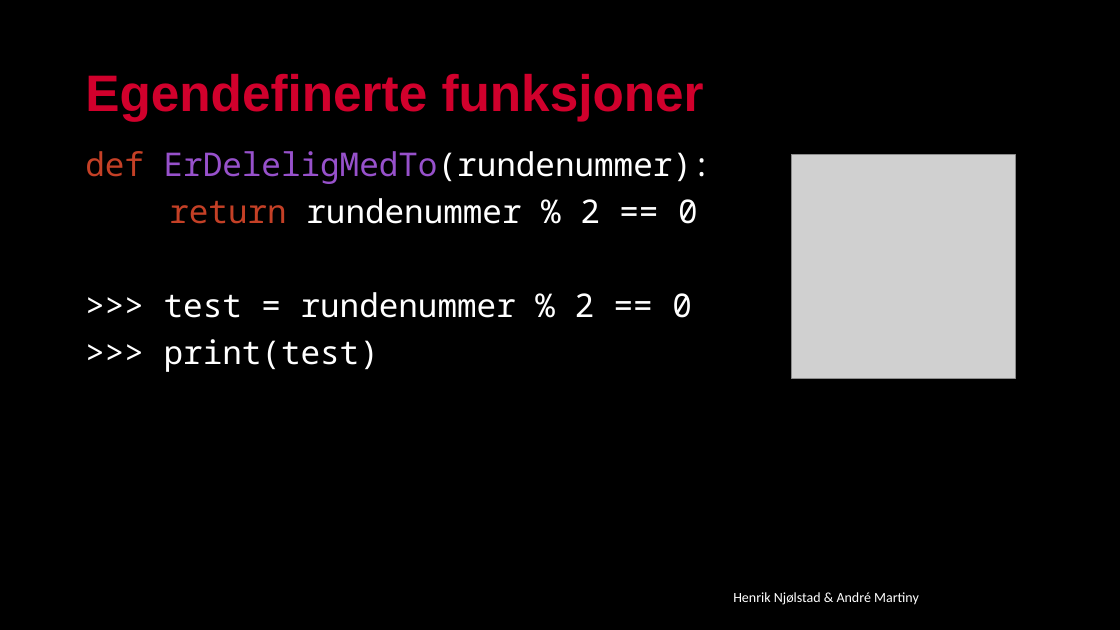
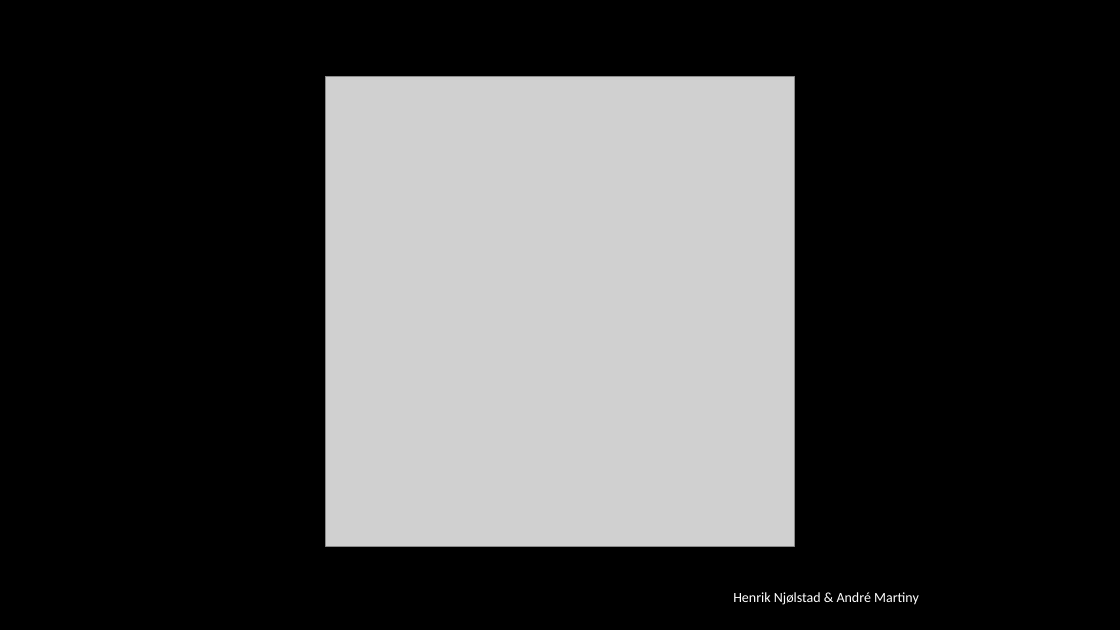
Before and after one commit to kodelaben/kodelaben.github.io, a slide deck: slide 13 of _drafts/Oppgaver/Workshop/Workshop_2PP.pptx (slide 19 before the commit). Drawn at 1120x630 pixels with LibreOffice and Linux fonts; fonts in the diff are those of the drawing; grey boxes stand for pictures; background and template pictures are left out. Boxes give left, top, right and bottom in pixels: in the first picture for what was removed or moved away, otherwise in the second. Text is boxed around its words. In the diff, an @@ line names an element or a change of style, - is before the commit and + after.

Commit message:
PPT

```diff
--- a/_drafts/Oppgaver/Workshop/Workshop_2PP.pptx
+++ b/_drafts/Oppgaver/Workshop/Workshop_2PP.pptx
@@ title removed at [85, 74, 704, 121] @@
-Egendefinerte funksjoner
@@ picture: place and size @@
-picture at [791, 155, 1016, 379]
+picture at [325, 76, 795, 546]
@@ text removed at [85, 151, 712, 372] @@
-def ErDeleligMedTo(rundenummer):
-return rundenummer % 2 == 0
->>> test = rundenummer % 2 == 0
->>> print(test)
```
Also in this commit, not shown: 9 other slides changed.
